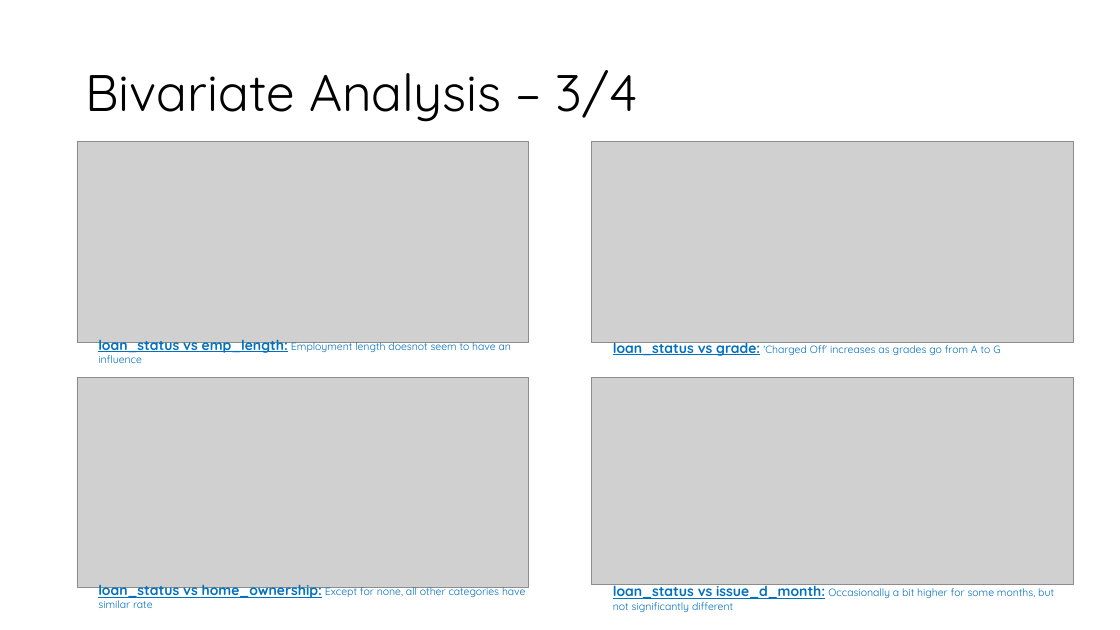
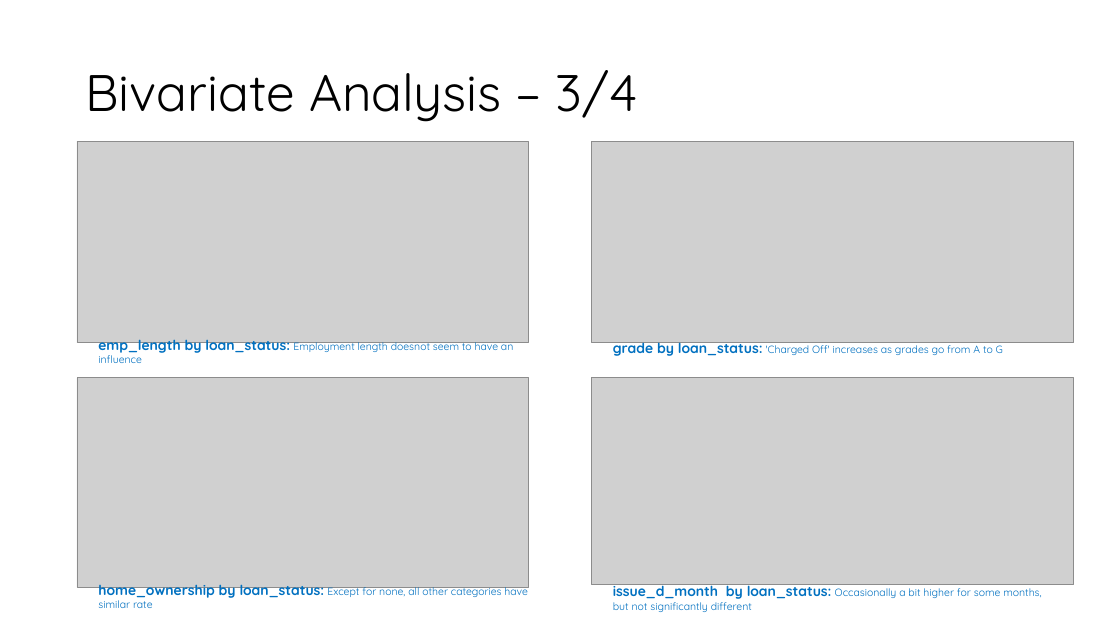
Before and after one commit to sarpsl/LendingClubCaseStudy, a slide deck: slide 13 of Syed_Abdul_Rahim.pptx. Drawn at 1120x630 pixels with LibreOffice and Linux fonts; fonts in the diff are those of the drawing; grey boxes stand for pictures. Boxes give left, top, right and bottom in pixels: in the first picture for what was removed or moved away, otherwise in the second. Text is boxed around its words. In the diff, an @@ line names an element or a change of style, - is before the commit and + after.

```diff
--- a/Syed_Abdul_Rahim.pptx
+++ b/Syed_Abdul_Rahim.pptx
@@ text at bbox=[98, 339, 513, 363]: text changed @@
-loan_status vs emp_length: Employment length doesnot seem to have an influence
+emp_length by loan_status: Employment length doesnot seem to have an influence
@@ text at bbox=[613, 342, 1003, 357]: text changed @@
-loan_status vs grade: 'Charged Off' increases as grades go from A to G
+grade by loan_status: 'Charged Off' increases as grades go from A to G
@@ text at bbox=[98, 584, 528, 608]: text changed @@
-loan_status vs home_ownership: Except for none, all other categories have similar rate
+home_ownership by loan_status: Except for none, all other categories have similar rate
@@ text at bbox=[613, 582, 1041, 612]: text changed @@
-loan_status vs issue_d_month: Occasionally a bit higher for some months, but not significantly different
+issue_d_month by loan_status: Occasionally a bit higher for some months, but not significantly different
```
Also in this commit, not shown: 12 other slides changed, 3 slides added, 5 slides removed, 3 other files.
